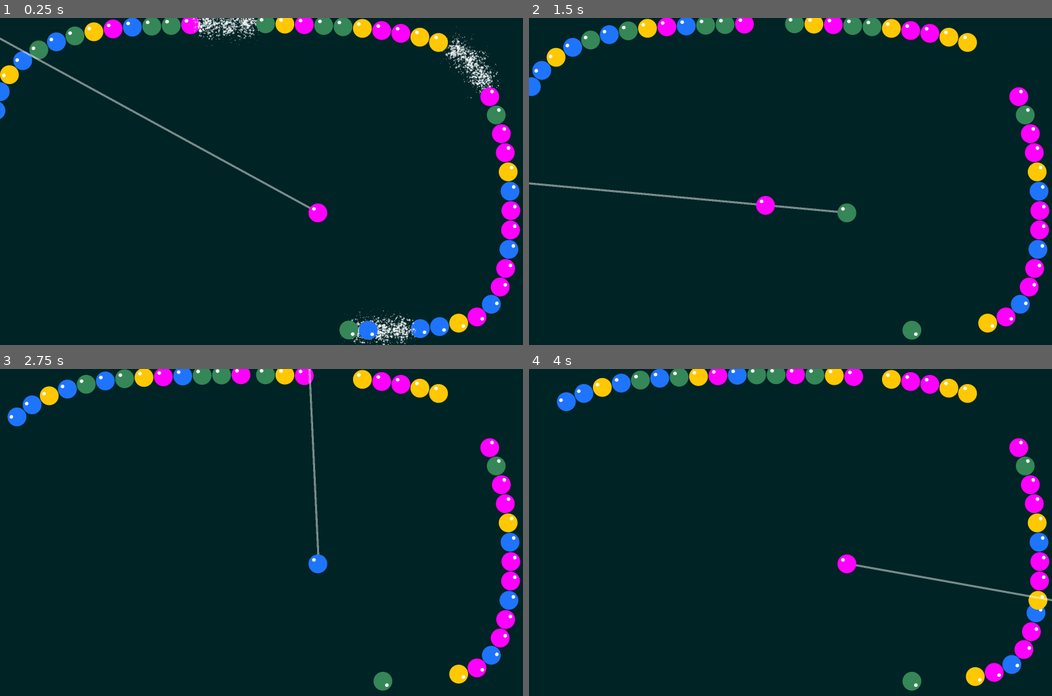
Above: before the commit, frames 1-4 (two rows, left to right).
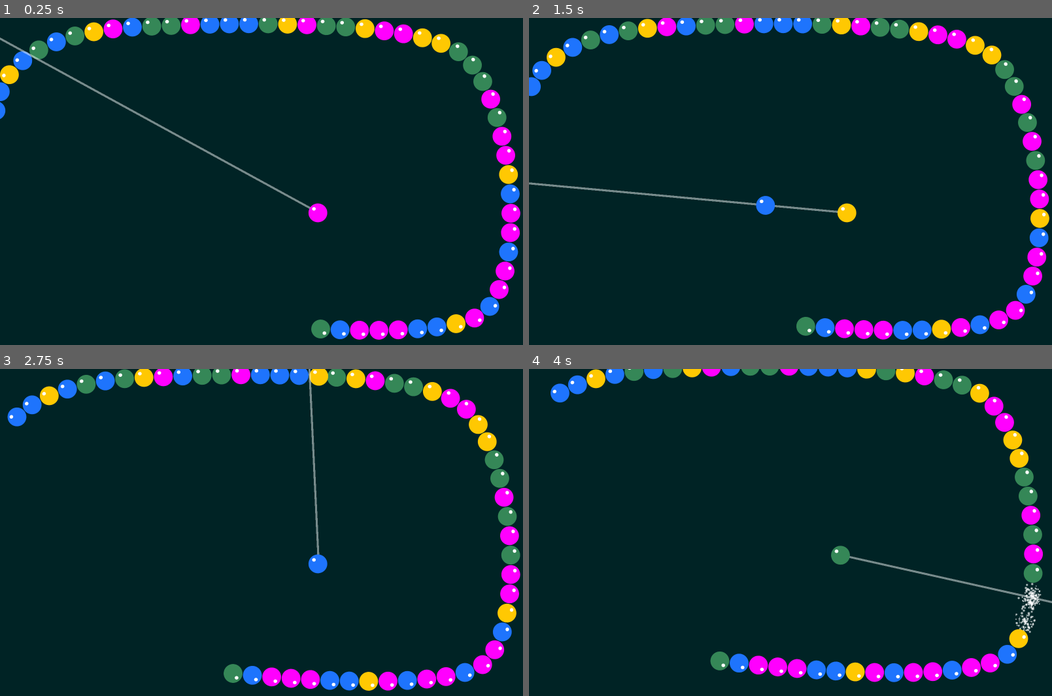
Above: after the commit, the same moments.

Repository: damnjan/zuma-godot
Game: Godot game, scene res://Main.tscn
Same seed, same stepped clock (60 frames per second), same inputs: the game is played once before the commit and once after it.
Inputs (mouse positions are in pixels of both pictures, inside the frame that each line leads up to):
- Up to frame 1 (0.25 s): no input
- Up to frame 2 (1.5 s): move the mouse to (905, 165) at 0.52 s; click (905, 165) at 0.67 s; move the mouse to (685, 197) at 1.27 s; click (685, 197) at 1.42 s
- Up to frame 3 (2.75 s): move the mouse to (313, 460) at 2.02 s; click (313, 460) at 2.17 s
- Up to frame 4 (4 s): move the mouse to (764, 597) at 2.77 s; click (764, 597) at 2.92 s; move the mouse to (947, 581) at 3.52 s; click (947, 581) at 3.67 s

The runs differ from the first frame. In frame 1, 4.3% of the frame differs, in the area x 36-100%, y 0-100%; in frame 2, 6.8%; in frame 3, 6.6%; in frame 4, 11%, in the area x 4-100%, y 0-99%.

Commit message:
much refactor

Diff:
--- a/FollowGroup.gd
+++ b/FollowGroup.gd
@@ -25,25 +25,21 @@
 
 	next_group = new_group
 
-	print("New group count ", new_group.items.size())
 
 	new_group.global_progress = new_group.items[0].progress
 
 	return new_group
 
 
-
-
-
-func add_item(item: FollowingBall, index):
-#	item.ball.died.connect(_on_ball_died)
-#	item.progress = items.size() * Globals.BALL_WIDTH
+func add_item(item: FollowingBall, index, ignore_check = false):
 	if index != null:
 		items.insert(index, item)
 	else:
 		items.append(item)
 		index = items.size() - 1
 	item.progress = index * Globals.BALL_WIDTH + global_progress
+	if !ignore_check:
+		GlobalTimer.create_async(func(): _check_for_matches_from(index), 0.1)
 
 func change_state(next_state: State):
 	state = next_state
@@ -54,28 +50,22 @@
 	if next_group:
 		next_group.prev_group = prev_group
 
-#	free()
-
-
 func merge_next_group():
+	var last_index = items.size() - 1
 	items.append_array(next_group.items)
-	print("Next group before ", next_group)
 	next_group.remove()
+	_check_for_matches_from(last_index)
 
 
 func physics_process(delta):
-	_check_for_matches()
-	if prev_group and first_item().frame == prev_group.last_item().frame:
-		state = State.BACKWARDS
 	match state:
 		State.FORWARDS:
 			global_progress += Globals.FORWARDS_SPEED * delta
 			for i in items.size():
 				var new_progress = global_progress + i * Globals.BALL_WIDTH
 				items[i].progress = lerpf(items[i].progress, new_progress, 0.1)
-#			print("Next group", next_group)
+
 			if next_group != null and last_item().progress >= next_group.first_item().progress - Globals.BALL_WIDTH:
-				print("Merging next group")
 				merge_next_group()
 
 		State.BACKWARDS:
@@ -97,29 +87,31 @@
 func last_item() -> FollowingBall:
 	return items.back()
 
-func _check_for_matches():
-	if not _follows_to_delete.is_empty():
-		return
-	for i in items.size():
-		var consecutive = []
-		var x = i
-		while x < items.size() and items[x].frame == items[i].frame:
-			consecutive.append(items[x])
-			x += 1
-		if consecutive.size() >= 3:
-			_follows_to_delete.append_array(consecutive)
-			Globals.shake_camera()
+func _check_for_matches_from(index: int, direction: int = 0):
+	var start = index
+	var end = index
+	if direction <= 0:
+		while start -1 >= 0 and items[start - 1].frame == items[index].frame:
+			start -= 1
+	if direction >= 0:
+		while end < items.size() and items[end].frame == items[index].frame:
+			end += 1
+	print({ "index": index, "start": start, "end": end})
+	if end - start >= Globals.MIN_CONSECUTIVE_MATCH:
+		_explode_balls(start, end)
 
+func _explode_balls(start: int, end: int):
+	Globals.shake_camera()
+	var items_to_remove = items.slice(start, end)
 
-			var starting_index = x - consecutive.size()
-			if starting_index > 0 and x < items.size():
-				var group = split_group(starting_index, x)
-				group.state = FollowGroup.State.WAITING
+	if start > 0 and end < items.size():
+		var group = split_group(start, end)
+		group.state = FollowGroup.State.WAITING
+		if group.prev_group and group.first_item().frame == group.prev_group.last_item().frame:
+			GlobalTimer.create_async(func(): group.state = State.BACKWARDS, 0.5)
+	else:
+		print("NOOOOO")
 
-
-			for follow in consecutive:
-				follow.kill_ball()
-				items.erase(follow)
-				_follows_to_delete.erase(follow)
-
-			break
+	for follow in items_to_remove:
+		follow.kill_ball()
+		items.erase(follow)
--- a/Globals.gd
+++ b/Globals.gd
@@ -1,12 +1,14 @@
-class_name Globals
+extends Node
 
 const BALL_WIDTH := 95.0
 
 const FORWARDS_SPEED := 100.0
 
-const BACKWARDS_SPEED := 500.0
+const BACKWARDS_SPEED := 1500.0
 
 const SHOOTING_SPEED = 100.0
 
-static func shake_camera():
-	print("Shaking")
+const MIN_CONSECUTIVE_MATCH = 3
+
+func shake_camera():
+	get_tree().root.get_node("Node2D").get_node("Shaker").start()
--- /dev/null
+++ b/Timer.gd
@@ -0,0 +1,9 @@
+extends Node
+
+
+func create(seconds):
+	return get_tree().create_timer(seconds)
+
+func create_async(callback: Callable, seconds: float):
+	var timer = get_tree().create_timer(seconds)
+	timer.connect("timeout", callback)
--- a/main.gd
+++ b/main.gd
@@ -20,7 +20,7 @@
 #	for i in [0]:
 		var b = BallScene.instantiate()
 #		b.frame = i
-		_add_follow()
+		_add_follow(null, null, first_group, true)
 
 
 
@@ -31,10 +31,10 @@
 		next = next.next_group
 
 
-func _add_follow(frame = null, index = null, group = first_group):
+func _add_follow(frame = null, index = null, group = first_group, ignore_check = false):
 	var follow: FollowingBall = FollowingBall.new(frame)
 	path_2d.add_child.call_deferred(follow)
-	group.add_item(follow, index)
+	group.add_item(follow, index, ignore_check)
 
 	return follow
 
--- a/project.godot
+++ b/project.godot
@@ -15,6 +15,11 @@
 config/features=PackedStringArray("4.0", "Forward Plus")
 config/icon="res://icon.svg"
 
+[autoload]
+
+GlobalTimer="*res://Timer.gd"
+Globals="*res://Globals.gd"
+
 [display]
 
 window/size/viewport_width=3000
